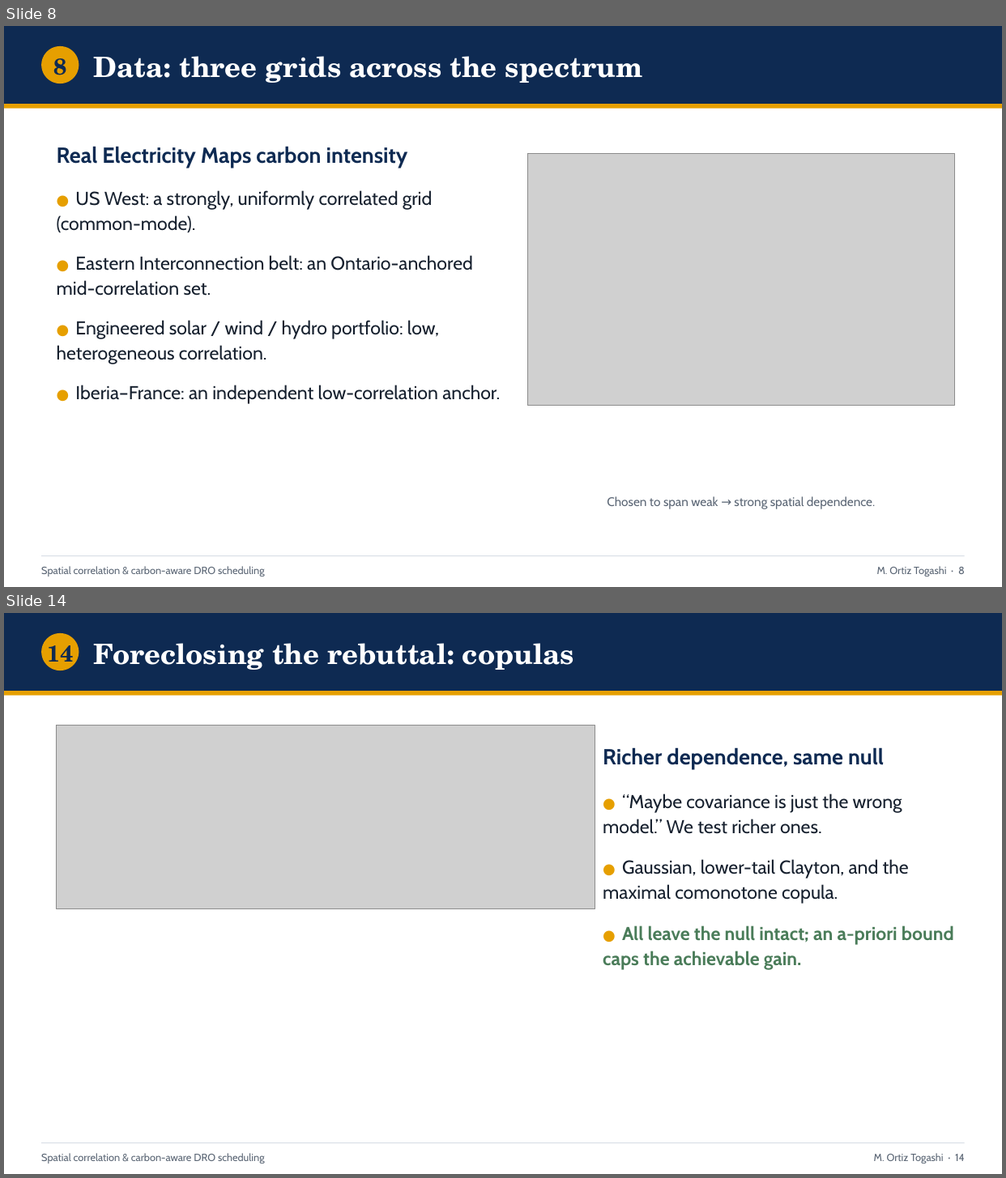
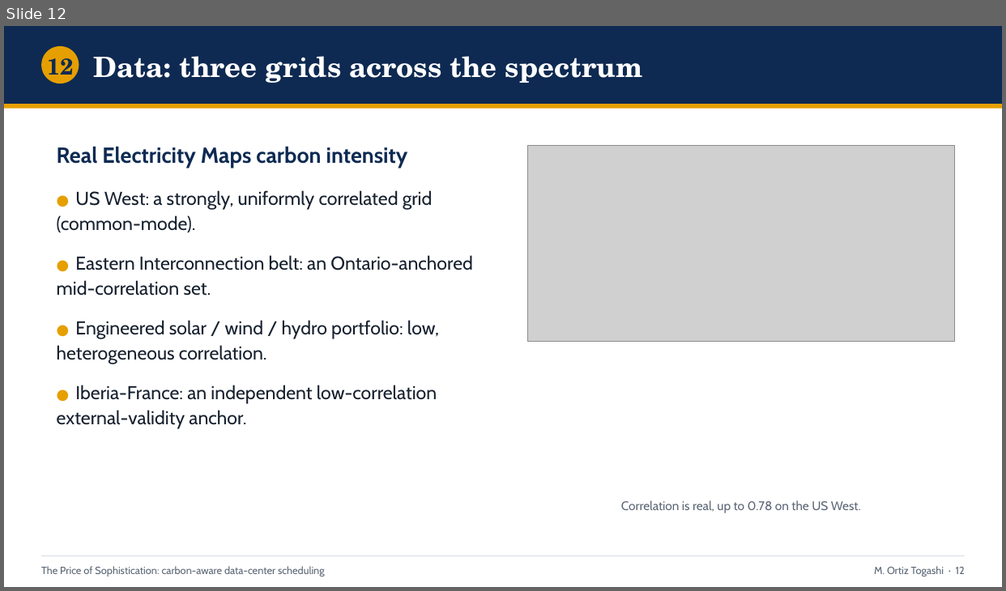
Before and after one commit to ma731/Capstone-in-Operations-Research, a slide deck: deck/capstone_defense.pptx. Shown one above the other, each under a label of ours: slides 8 and 14 before the commit, slide 12 after it; the slides between them are not shown. The pictures are 1006x1178 and 1006x591 pixels, drawn with LibreOffice and Linux fonts; fonts in the diff are those of the drawing; grey boxes stand for pictures. Boxes give left, top, right and bottom in pixels: in the first picture for what was removed or moved away, otherwise in the second. Text is boxed around its words. In the diff, an @@ line names an element or a change of style, - is before the commit and + after.

Commit message:
Pivot to value-first framing; correct transfer-lever savings to verified numbers
Reframe from null-result to "The Price of Sophistication": lead with the
day-ahead migration scheduler (the spatial transfer lever), demote the
spatial-correlation null to a screening rule (RQ2), recast the DRO as
day-ahead forecast-error hedging, and move the copula to an appendix.

Integrity fix: the transfer-lever headline (4.7-10.1% / "8-11 pts") was an
unverified placeholder that conflated two metrics. Ran
scripts/run_part3_transfer_value.py (committed snapshot) and corrected every
artifact to the real out-of-sample CVaR_0.95 reduction over the Phi=0
baseline: 4.0-9.9% (Western 4.0%, Eastern 9.9%, Diversified 9.0%).

- capstone_thesis.tex (28pp body) and full_thesis.tex (57pp): value-first
  restructure, copula demoted to app:copula, number correction
- build_deck.py / poster build_v23.js: deck (18 slides) and poster rebuilt
- plot_part3.py: real savings; crossover marker moved to M*~3

```diff
--- a/deck/capstone_defense.pptx
+++ b/deck/capstone_defense.pptx
@@ slide 14 removed at [4,613,1002,1174], background #FFFFFF @@
@@ rectangle removed at [4,613,1002,691] @@
@@ ellipse removed at [41,633,79,671] @@
@@ text removed at [47,645,73,670] @@
-14
@@ text removed at [94,643,574,670] @@
-Foreclosing the rebuttal: copulas
@@ rectangle removed at [4,691,1002,696] @@
@@ picture removed at [57,726,595,909] @@
@@ text removed at [603,747,954,970] @@
-Richer dependence, same null
-● “Maybe covariance is just the wrong model.” We test richer ones.
-● Gaussian, lower-tail Clayton, and the maximal comonotone copula.
-● All leave the null intact; an a-priori bound caps the achievable gain.
@@ rectangle removed at [41,1143,965,1144] @@
@@ text removed at [41,1153,265,1164] @@
-Spatial correlation & carbon-aware DRO scheduling
@@ text removed at [874,1153,965,1164] @@
-M. Ortiz Togashi · 14
@@ what was slide 8 is now slide 12 @@
@@ slide 12 changed as well @@
@@ text at [47,58,73,83]: text changed @@
-8
+12
@@ picture: place and size @@
-picture at [528,153,955,407]
+picture at [528,146,955,342]
@@ text at [57,385,437,429]: text changed @@
-● Iberia–France: an independent low-correlation anchor.
+● Iberia-France: an independent low-correlation external-validity anchor.
@@ text at [621,501,861,514]: text changed @@
-Chosen to span weak → strong spatial dependence.
+Correlation is real, up to 0.78 on the US West.
@@ text at [41,566,325,577]: text changed @@
-Spatial correlation & carbon-aware DRO scheduling
+The Price of Sophistication: carbon-aware data-center scheduling
@@ text at [874,566,965,577]: text changed @@
-M. Ortiz Togashi · 8
+M. Ortiz Togashi · 12
```
Also in this commit, not shown: 8 other slides changed, 9 slides added, 8 other slides removed, 42 other files.
